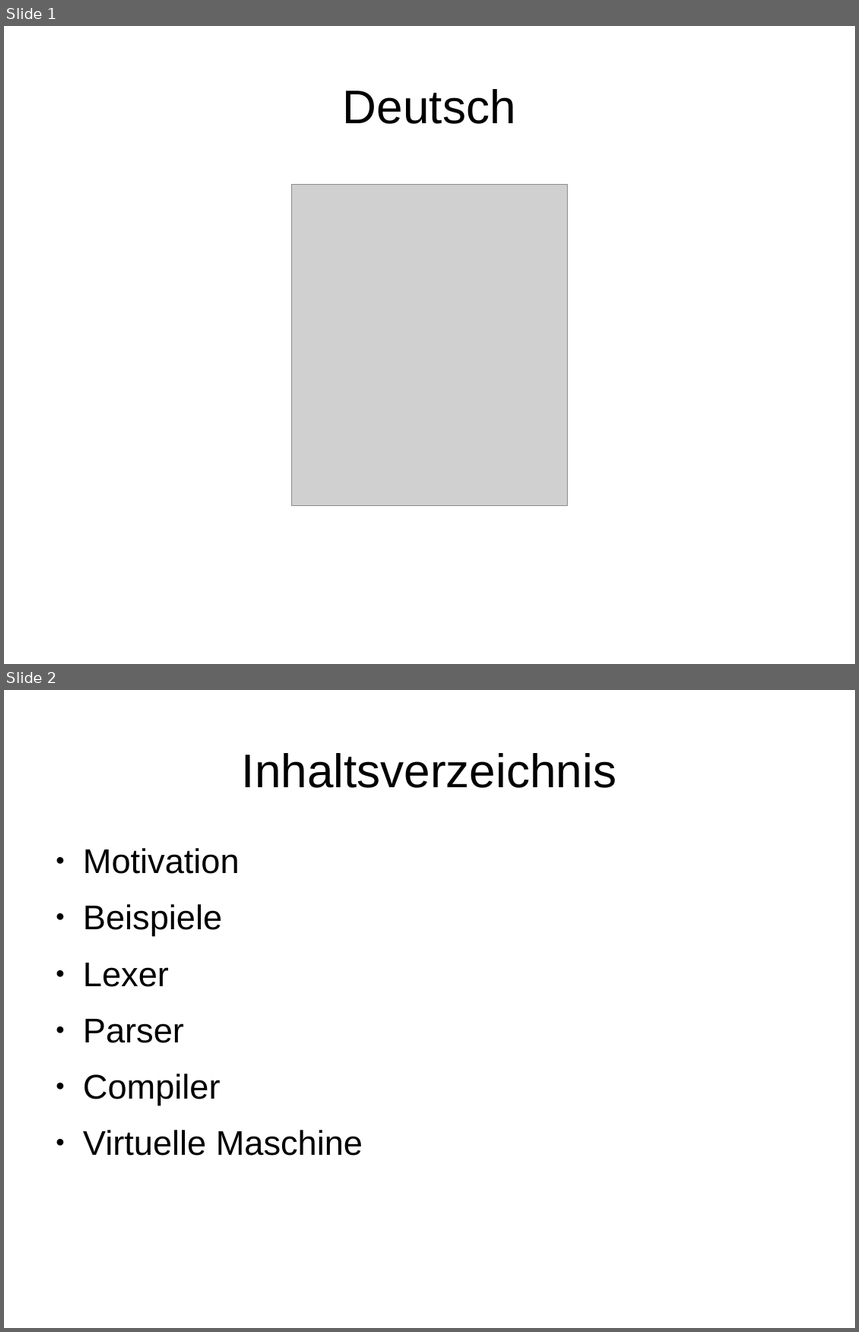
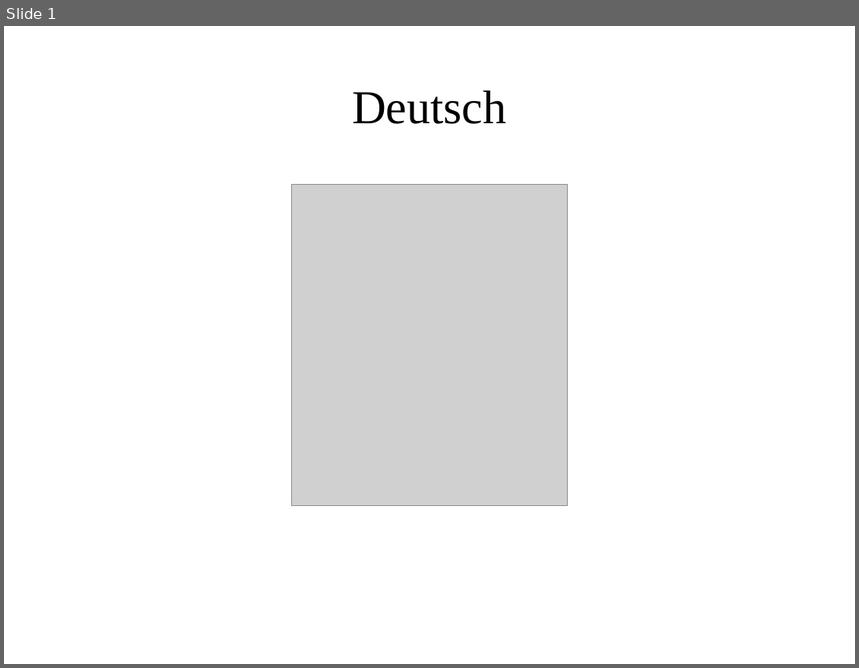
Before and after one commit to MasterInformatikHsBochum/Eine-deutsche-Praesentation, a slide deck: Präsentation.odp. Shown one above the other, each under a label of ours: slides 1 and 2 before the commit, slide 1 after it. The pictures are 859x1332 and 859x668 pixels, drawn with LibreOffice and Linux fonts; fonts in the diff are those of the drawing; grey boxes stand for pictures; background and template pictures are left out. Boxes give left, top, right and bottom in pixels: in the first picture for what was removed or moved away, otherwise in the second. Text is boxed around its words. In the diff, an @@ line names an element or a change of style, - is before the commit and + after.

```diff
--- a/Präsentation.odp
+++ b/Präsentation.odp
@@ slide 2 removed at (4, 690, 855, 1328), background #FFFFFF @@
@@ title removed at (242, 753, 617, 788) @@
-Inhaltsverzeichnis
@@ text removed at (83, 848, 363, 1156) @@
-● Motivation
-● Beispiele
-● Lexer
-● Parser
-● Compiler
-● Virtuelle Maschine
@@ slide 1 changed as well @@
@@ title "Deutsch" at (352, 91, 506, 124): font Arial to Times New Roman @@
```
Also in this commit, not shown: 1 other slide changed, 7 slides added.
